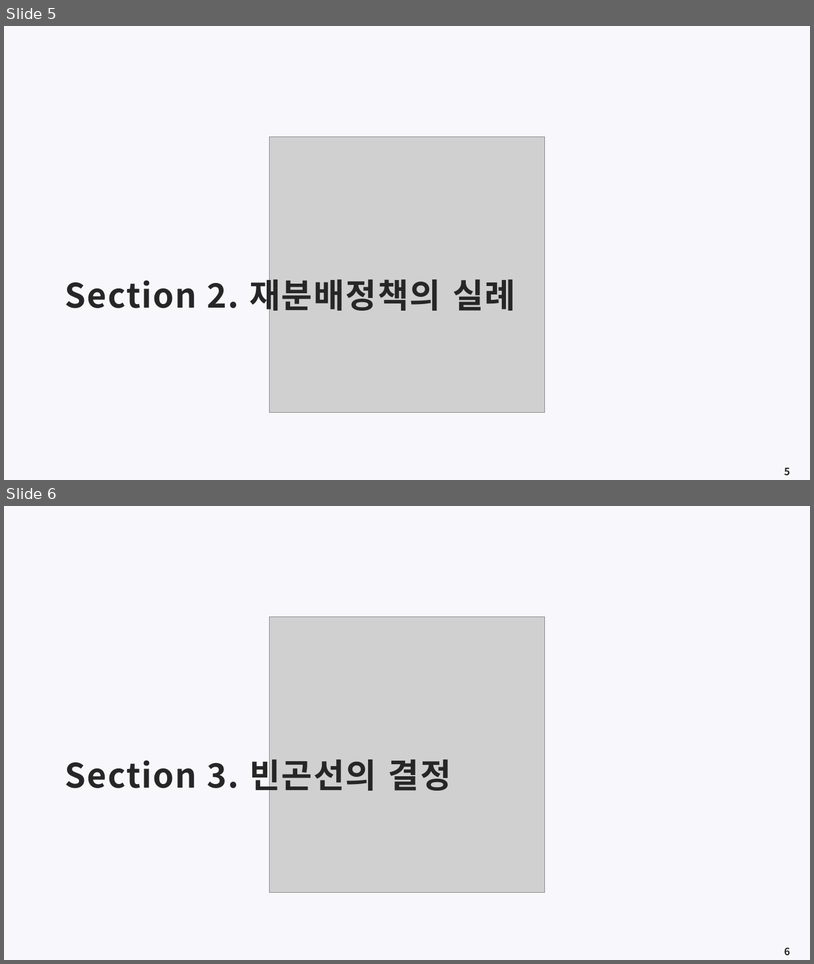
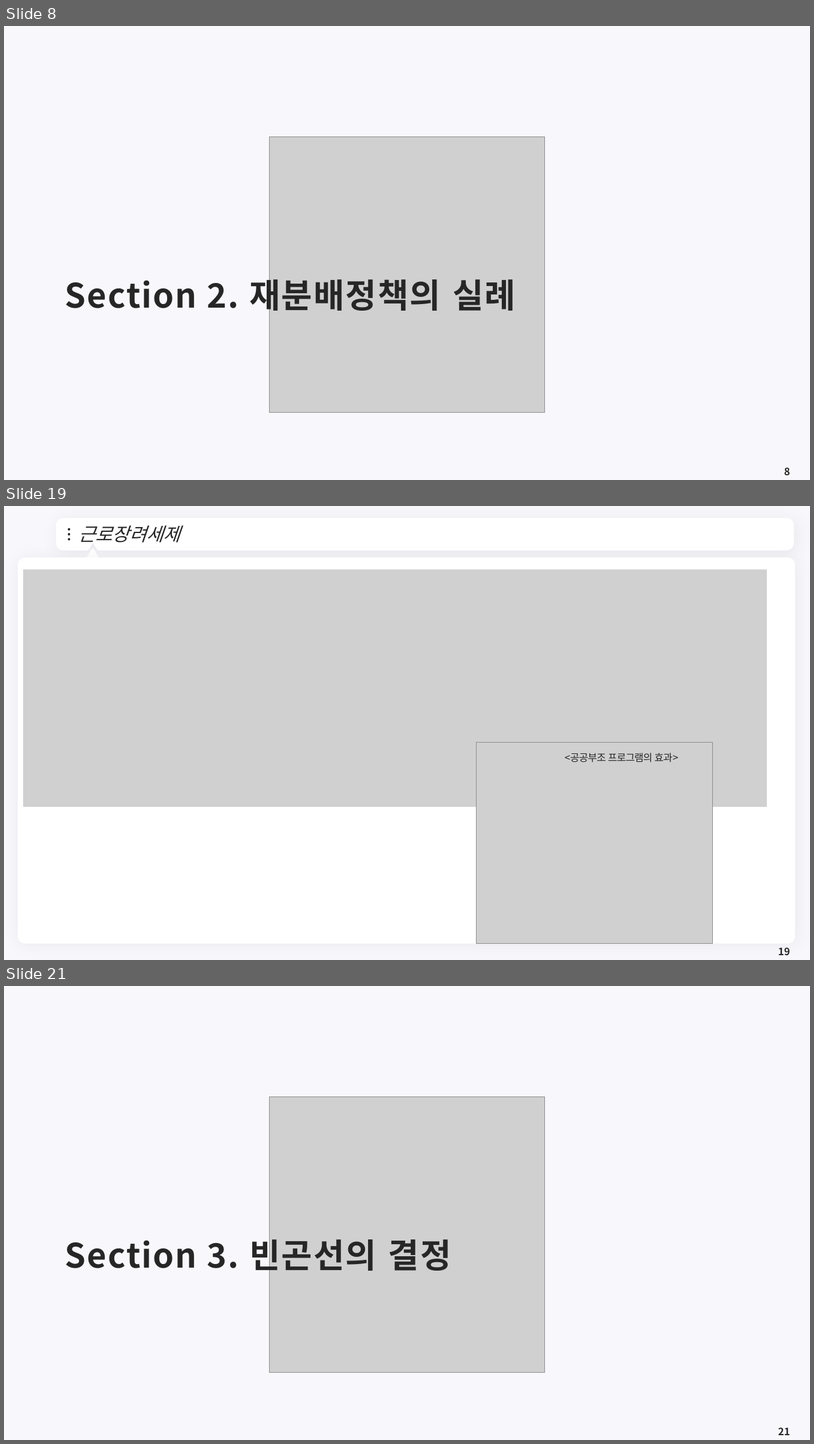
Before and after one commit to meandthey/Teaching, a slide deck: 재정학/01_Lectures/재정학_Chapter_9.pptx. Shown one above the other, each under a label of ours: slides 5 and 6 before the commit, slides 8, 19 and 21 after it; the slides between them are not shown. The pictures are 814x964 and 814x1444 pixels, drawn with LibreOffice and Linux fonts; fonts in the diff are those of the drawing; grey boxes stand for pictures; background and template pictures are left out. Boxes give left, top, right and bottom in pixels: in the first picture for what was removed or moved away, otherwise in the second. Text is boxed around its words. In the diff, an @@ line names an element or a change of style, - is before the commit and + after.

```diff
--- a/재정학/01_Lectures/재정학_Chapter_9.pptx
+++ b/재정학/01_Lectures/재정학_Chapter_9.pptx
@@ slide 19 added at [4, 506, 810, 960], background #F8F7FC @@
@@ freeform shape added at [59, 521, 792, 548], fill #FFFFFF, outline #FFFFFF 7.25 pt @@
@@ ellipse added at [68, 528, 71, 531], fill #262626 @@
@@ ellipse added at [68, 533, 71, 535], fill #262626 @@
@@ ellipse added at [68, 538, 71, 540], fill #262626 @@
@@ title added at [78, 525, 180, 543], 22 pt, text #262626, italic @@
+근로장려세제
@@ freeform shape added at [776, 530, 783, 539], fill #FFFFFF @@
@@ rounded rectangle added at [18, 558, 796, 943], fill #FFFFFF @@
@@ triangle added at [86, 550, 99, 562], fill #FFFFFF, outline #FFFFFF 3.75 pt @@
@@ picture added at [23, 570, 767, 807] @@
@@ picture added at [476, 742, 714, 943] @@
@@ text added at [565, 753, 679, 762], 12 pt, text #262626 @@
+<공공부조 프로그램의 효과>
@@ page number added at [779, 947, 791, 955], 12 pt, text #262626, bold @@
+19
@@ what was slide 5 is now slide 8 @@
@@ page number at [785, 467, 791, 475]: text changed @@
-5
+8
@@ what was slide 6 is now slide 21 @@
@@ page number at [779, 1427, 791, 1435]: text changed @@
-6
+21
```
Also in this commit, not shown: 1 slide changed, 14 other slides added, 55 other files.
